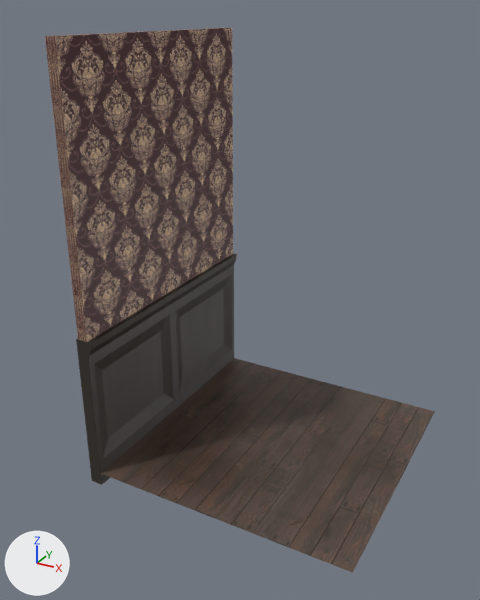
Renders of the Blender file src/minigames/ladronesDeDiamantes/wall.blend from each side of a commit.
Camera for both pictures: a 50 mm camera at (14.5, -31.1, 24.4) aimed at (-1.7, -1.6, 9.6). Arrows for +X, +Y and +Z are at lower left; the lights stay in place.
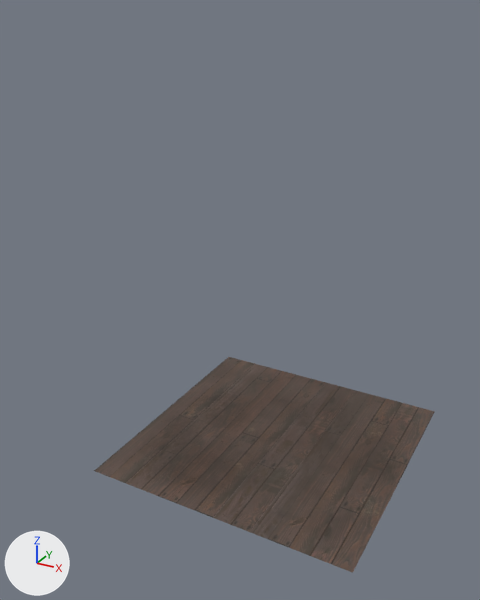
Pixel boxes (x1, y1, x2, y2) of what changed, in the pictures (480 x 600 px):
'Cube.001', hidden: before (45, 28, 233, 342)
'Cube', hidden: before (76, 254, 237, 485)

The change, as a diff of the scene's bpy script:
```diff
--- a/src/minigames/ladronesDeDiamantes/wall.blend.py
+++ b/src/minigames/ladronesDeDiamantes/wall.blend.py
@@ ob_cube @@
 ob_cube.scale = (0.372, 7.81, 4.12)
+ob_cube.hide_set(True)
@@ ob_cube_001 @@
 ob_cube_001.scale = (0.303, 7.79, 7.47)
+ob_cube_001.hide_set(True)
```
